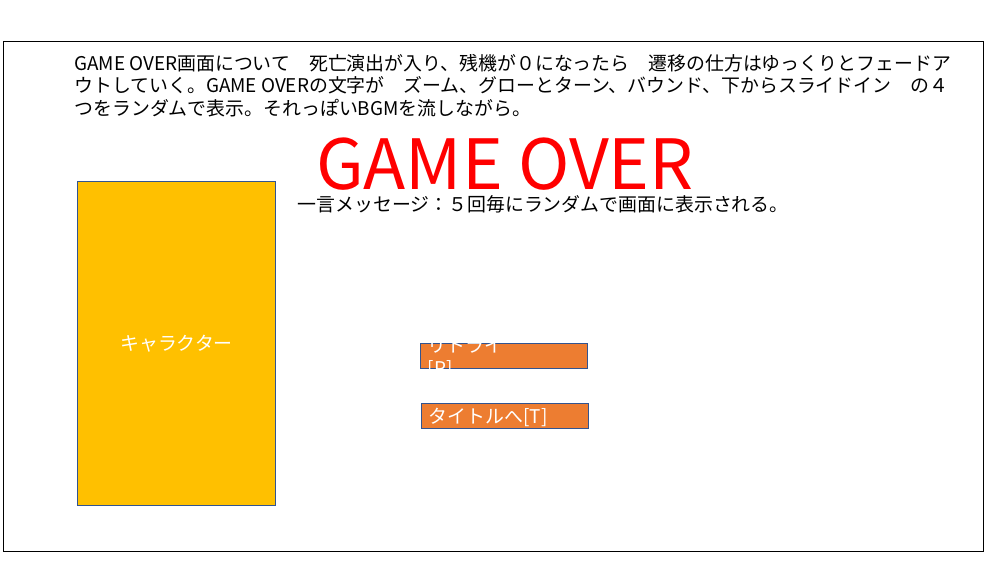
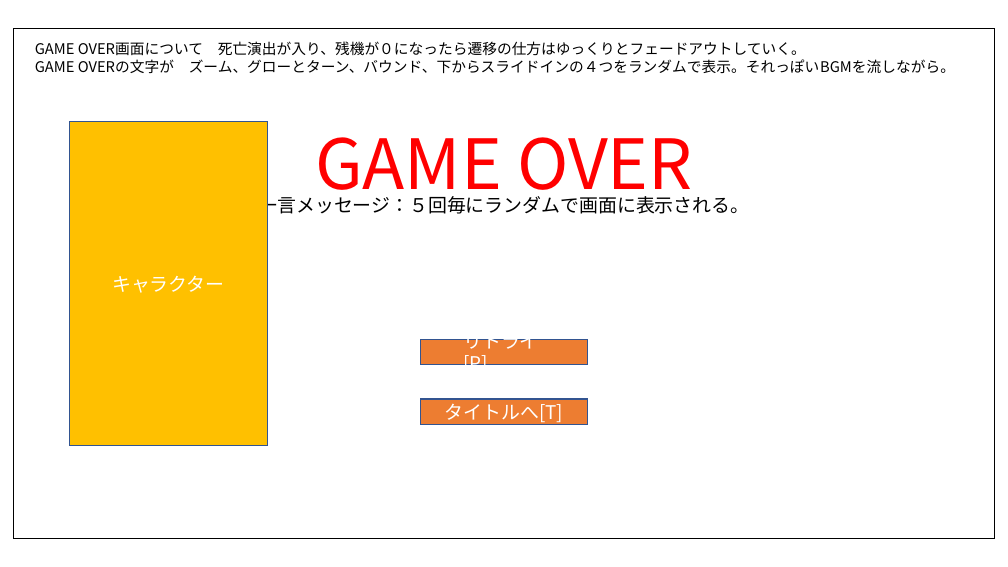
Before and after one commit to Cucumberrole/OmaenihaMuri_C2, a slide deck: slide 8 of Document/新規トラップ案 12.pptx. Drawn at 1008x567 pixels with LibreOffice and Linux fonts; fonts in the diff are those of the drawing. Boxes give left, top, right and bottom in pixels: in the first picture for what was removed or moved away, otherwise in the second. Text is boxed around its words. In the diff, an @@ line names an element or a change of style, - is before the commit and + after.

Commit message:
ゲームクリア画面を修正しました。

```diff
--- a/Document/新規トラップ案 12.pptx
+++ b/Document/新規トラップ案 12.pptx
@@ rectangle: place and size @@
-rectangle at (3, 42, 984, 552)
+rectangle at (14, 29, 994, 539)
@@ text at (35, 41, 955, 73): text changed; size 18 to 14 pt @@
-GAME OVER画面について 死亡演出が入り、残機が０になったら 遷移の仕方はゆっくりとフェードアウトしていく。GAME OVERの文字が ズーム、グローとターン、バウンド、下からスライドイン の４つをランダムで表示。それっぽいBGMを流しながら。
+GAME OVER画面について 死亡演出が入り、残機が０になったら遷移の仕方はゆっくりとフェードアウトしていく。
+GAME OVERの文字が ズーム、グローとターン、バウンド、下からスライドインの４つをランダムで表示。それっぽいBGMを流しながら。
@@ text "GAME OVER" at (315, 137, 692, 207): vertical alignment top to middle @@
@@ rectangle "キャラクター": place and size @@
-rectangle "キャラクター" at (77, 181, 276, 505)
+rectangle "キャラクター" at (70, 121, 268, 445)
@@ text "一言メッセージ：５回毎にランダムで画面に表示される。" at (258, 193, 749, 218): vertical alignment top to middle @@
@@ rectangle "リトライ[P]": place and size @@
-rectangle "リトライ[P]" at (420, 343, 588, 369)
+rectangle "リトライ[P]" at (420, 339, 588, 364)
@@ rectangle "タイトルへ[T]": place and size @@
-rectangle "タイトルへ[T]" at (422, 404, 589, 430)
+rectangle "タイトルへ[T]" at (420, 399, 588, 425)
```
Also in this commit, not shown: 1 other slide changed, 5 other files.
